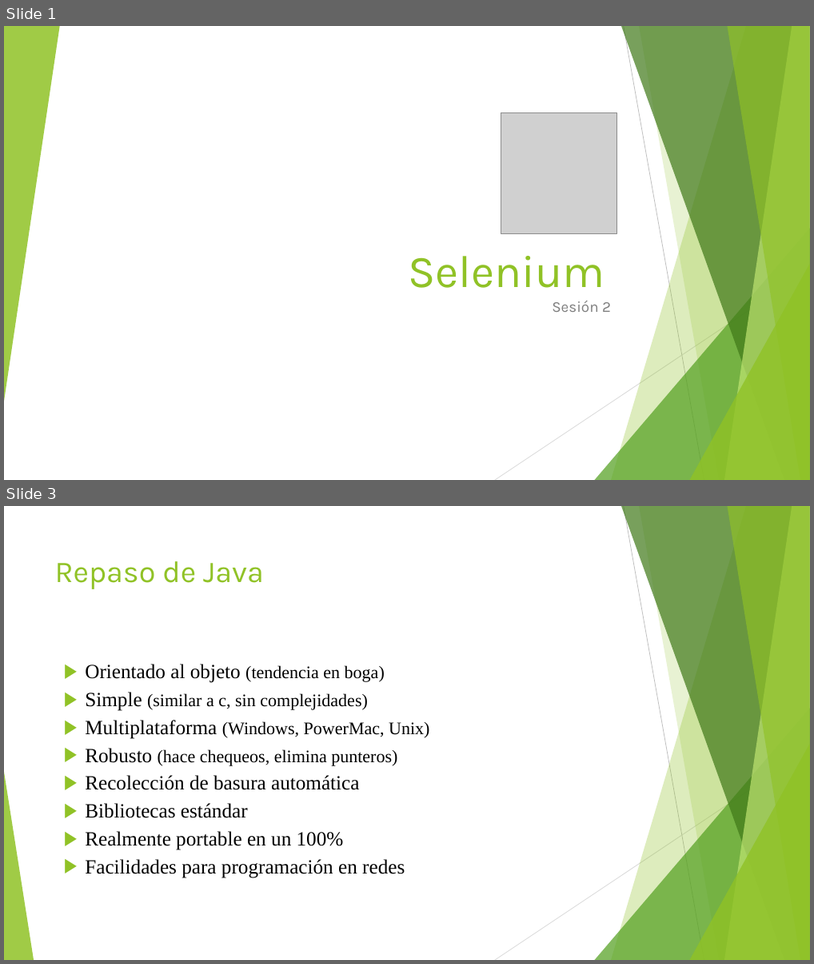
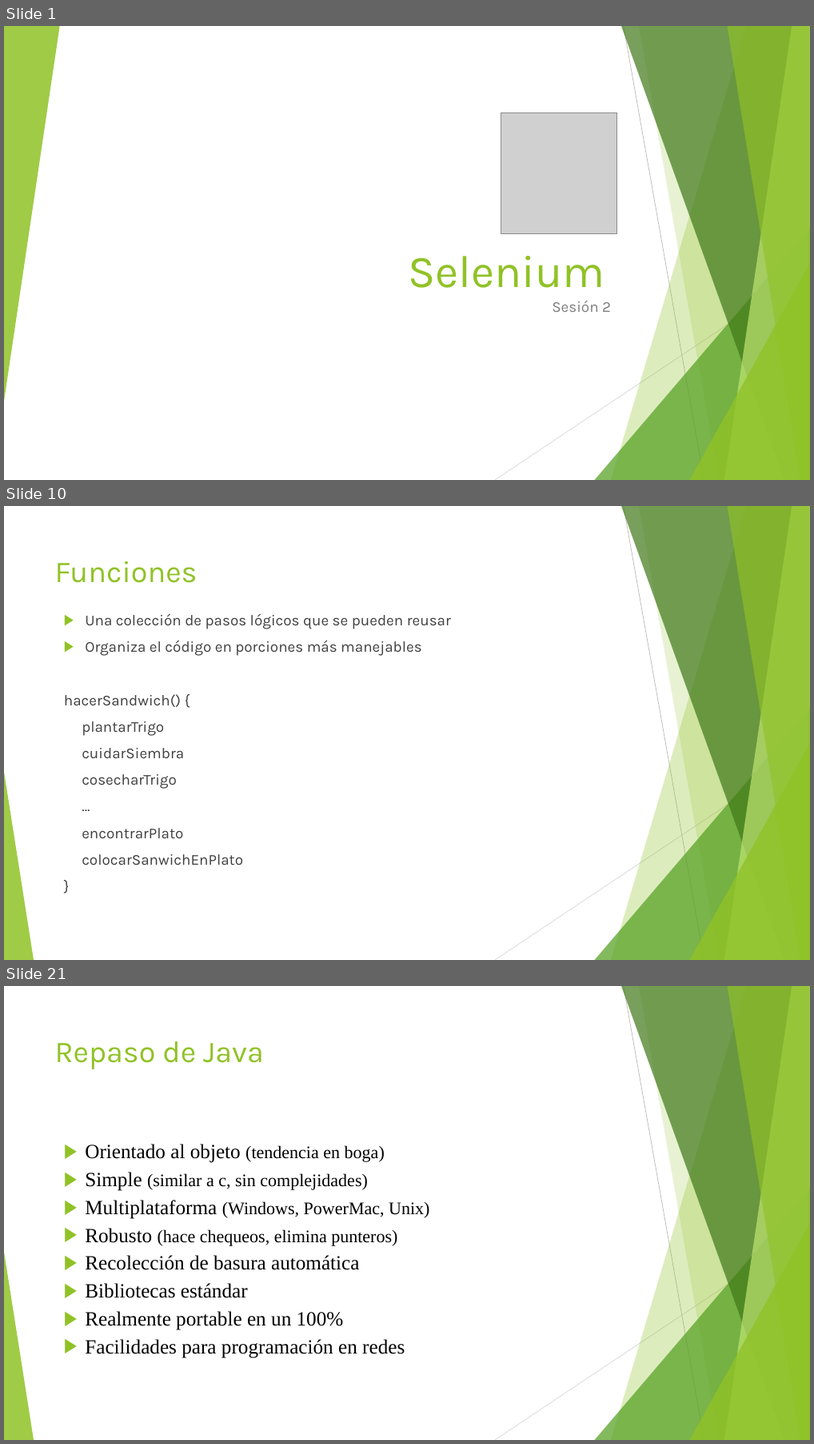
Before and after one commit to jomarnavarro/basicJava, a slide deck: Selenium, session 2.pptx. Shown one above the other, each under a label of ours: slides 1 and 3 before the commit, slides 1, 10 and 21 after it; the slides between them are not shown. The pictures are 814x964 and 814x1444 pixels, drawn with LibreOffice and Linux fonts; fonts in the diff are those of the drawing; grey boxes stand for pictures. Boxes give left, top, right and bottom in pixels: in the first picture for what was removed or moved away, otherwise in the second. Text is boxed around its words. In the diff, an @@ line names an element or a change of style, - is before the commit and + after.

```diff
--- a/Selenium, session 2.pptx
+++ b/Selenium, session 2.pptx
@@ slide 10 added at (x1=4, y1=506, x2=810, y2=960), background #FFFFFF; not listed: 10 template elements that a slide beside it also shows @@
@@ title added at (x1=55, y1=561, x2=198, y2=583), 36 pt, text #90C226 @@
+Funciones
@@ text added at (x1=64, y1=614, x2=451, y2=864), 18 pt, text #3F3F3F @@
+▶ Una colección de pasos lógicos que se pueden reusar
+▶ Organiza el código en porciones más manejables
+hacerSandwich() {
+plantarTrigo
+cuidarSiembra
+cosecharTrigo
+…
+encontrarPlato
+colocarSanwichEnPlato
+}
@@ what was slide 3 is now slide 21 @@
```
Also in this commit, not shown: 18 other slides added, 1 slide removed.
